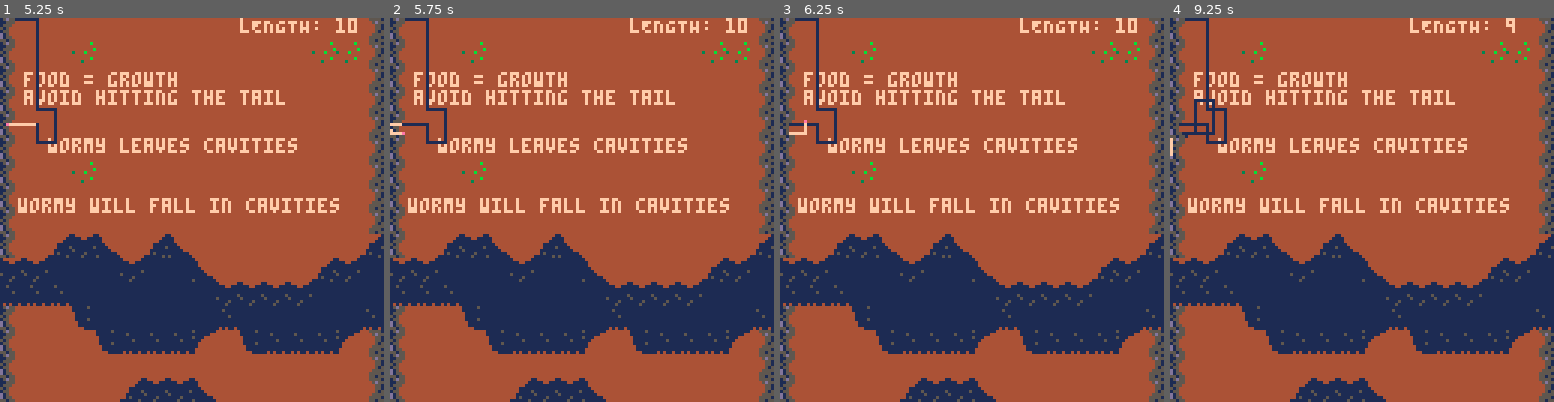
Above: before the commit, frames 1-4 (left to right).
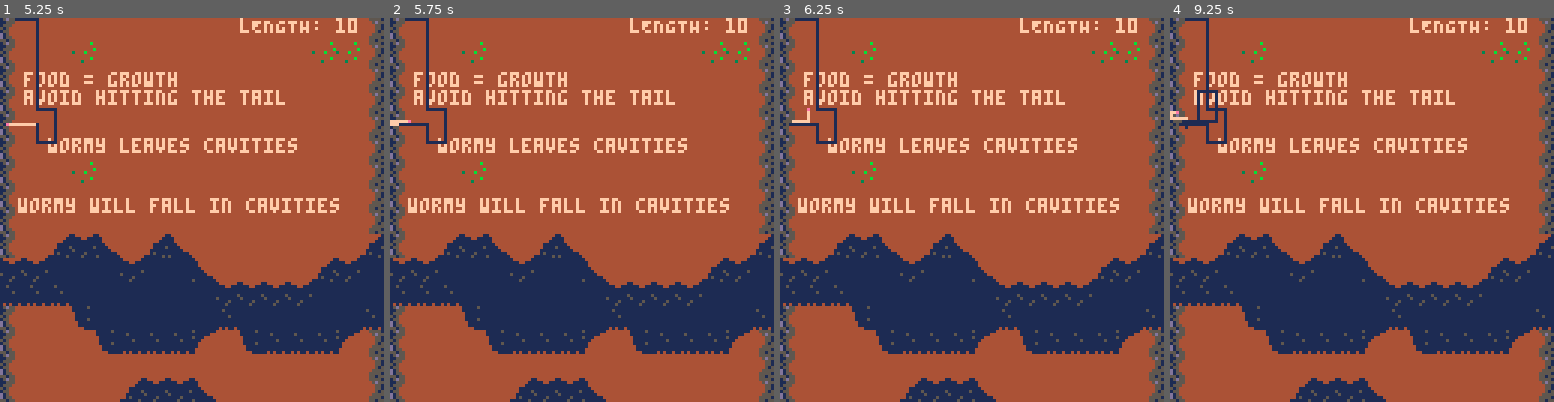
Above: after the commit, the same moments.

Repository: PavelCz/pico-8-carts
Game: PICO-8 cartridge src/ld48/worm.p8
Two runs of this game, one before a commit and one after it. Both use one fixed random seed, a clock stepped at 60 frames per second and the inputs below.
Inputs:
- Up to frame 1 (5.25 s): tap O (Z key) at 0.33, 1.07, 2.22, 3.72, 5.22 s; tap Down at 0.7 s; tap X (X key) at 1.43, 2.07, 2.82, 3.57, 4.32, 5.07 s; hold Up 1.97-2.63 s; hold Right 2.68-3.02 s; hold Down 3.07-3.73 s; hold Left 3.78-4.12 s; hold Up 4.17-4.5 s; hold Left 4.55-5.05 s; hold Right from 5.1 s (still down)
- Up to frame 2 (5.75 s): keep holding Right
- Up to frame 3 (6.25 s): tap X (X key) at 5.82 s; release Right at 5.93 s; hold Up from 5.98 s (still down)
- Up to frame 4 (9.25 s): tap X (X key) every 0.75 s from 6.57 to 8.82 s; release Up at 6.65 s; hold Right 6.7-7.03 s; tap O (Z key) at 6.72, 8.22 s; hold Down 7.08-7.75 s; hold Left 7.8-8.13 s; hold Up 8.18-8.52 s; hold Left 8.57-9.07 s; hold Right from 9.12 s (still down)

Frame 1 is identical in both runs. In frame 2, less than 0.1% of the frame differs, in the area x 0-6%, y 26-31%; in frame 3, 0.1%; in frame 4, 0.6%, in the area x 0-93%, y 0-36%.

Commit message:
Add capability for decorative sprites

Diff:
--- a/src/ld48/worm.p8
+++ b/src/ld48/worm.p8
@@ -179,22 +179,25 @@
       local pix_x = orig_x + x-1
       local pix_y = orig_y + y-1
       local sprite_num = mget(flr(pix_x / 8), flr(pix_y / 8))
+
+      if not fget(sprite_num, 0) then -- Sprites with this flag set are decorative
       -- Determine cell location on the sprite sheet
-      local ss_cell_x = sprite_num % 16
-      local ss_cell_y = flr(sprite_num / 16)
-      -- Determine sprite sheet location
-      local ss_x = ss_cell_x * 8 + pix_x % 8
-      local ss_y = ss_cell_y * 8 + pix_y % 8
-      local color = sget(ss_x, ss_y)
-      -- Determine type of pixel based on color
-      if color == 3 or color == 11 then -- Greens
-        current_level.food[x][y] = true
-      elseif color == 8 or color == 9 or color == 10 then -- red, orange yellow
-        current_level.fire[x][y] = true
-      elseif color == 1 or color == 5 then
-        current_level.cavities[x][y] = true
-      elseif color == 2 then
-        current_level.speed[x][y] = true
+        local ss_cell_x = sprite_num % 16
+        local ss_cell_y = flr(sprite_num / 16)
+        -- Determine sprite sheet location
+        local ss_x = ss_cell_x * 8 + pix_x % 8
+        local ss_y = ss_cell_y * 8 + pix_y % 8
+        local color = sget(ss_x, ss_y)
+        -- Determine type of pixel based on color
+        if color == 3 or color == 11 then -- Greens
+          current_level.food[x][y] = true
+        elseif color == 8 or color == 9 or color == 10 then -- red, orange yellow
+          current_level.fire[x][y] = true
+        elseif color == 1 or color == 5 then
+          current_level.cavities[x][y] = true
+        elseif color == 2 then
+          current_level.speed[x][y] = true
+        end
       end
     end
   end
@@ -485,7 +488,7 @@
 00888888880000088888980000000000000000000000000000000000000000000000000000000000000000000000000000000000000000000000000000000000
 00000888800000088008880000000700000000000000000000000000000000000000000000000000000000000000000000000000000000000000000000000000
 __gff__
-0002040004040404000000000000000040404040000404040000000000000000404040020004040400000000000000004040400200000000000000000000000004040404000000000000000000000000000000000000000000000000000000000000000000000000000000000000000000000000000000000000000000000000
+0002050005040404000000000000000040404040000404040000000000000000404040020004040400000000000000004040400200000000000000000000000004040404000000000000000000000000000000000000000000000000000000000000000000000000000000000000000000000000000000000000000000000000
 0000000000000000000000000000000000000000000000000000000000000000000000000000000000000000000000000000000000000000000000000000000000000000000000000000000000000000000000000000000000000000000000000000000000000000000000000000000000000000000000000000000000000000
 __map__
 0200000000000000000000000000000402000000000000000000000000000004020000000000000000000000000000040200000000000000000000000000000000000000000000000000000000000000000000000000000000000000000000000000000000000000000000000000000000000000000000000000000000000000
